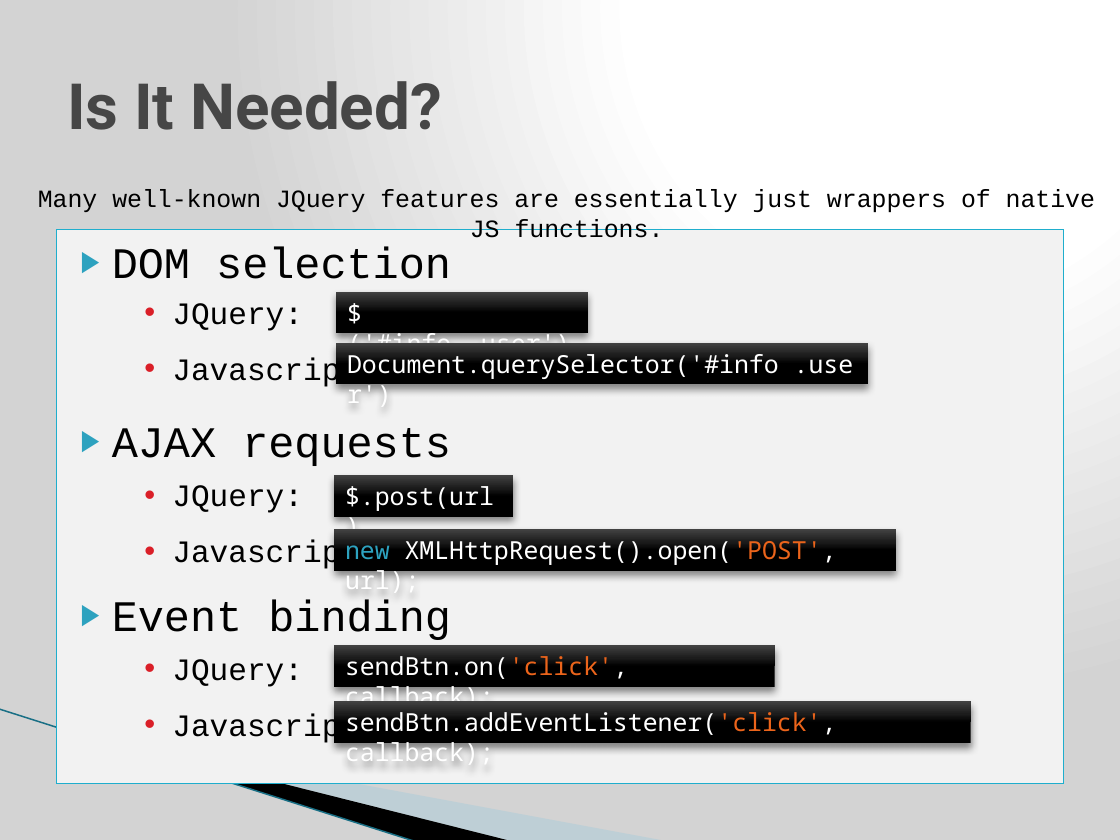
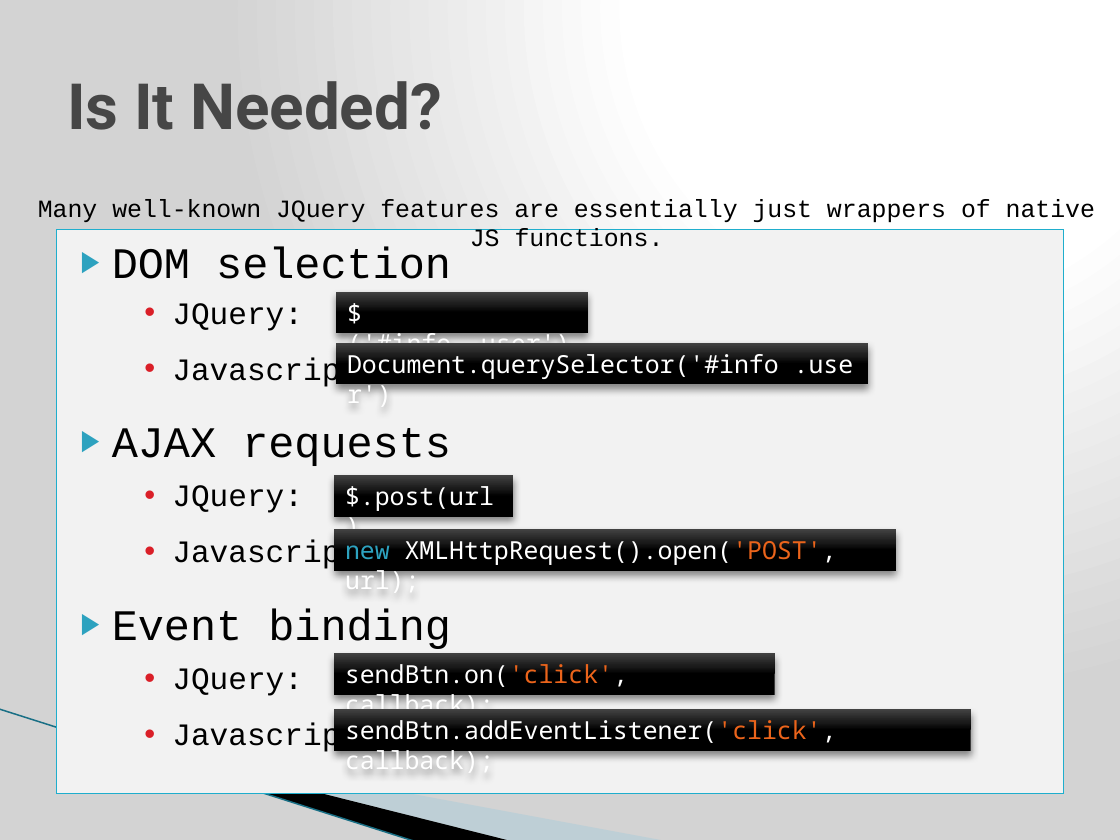
Before and after one commit to j-steve/temp, a slide deck: slide 11 of JavaScript JQuery training.pptx. Drawn at 1120x840 pixels with LibreOffice and Linux fonts; fonts in the diff are those of the drawing; background and template pictures are left out. Boxes give left, top, right and bottom in pixels: in the first picture for what was removed or moved away, otherwise in the second. Text is boxed around its words. In the diff, an @@ line names an element or a change of style, - is before the commit and + after.

```diff
--- a/JavaScript JQuery training.pptx
+++ b/JavaScript JQuery training.pptx
@@ 2 rectangles, 1 text moved together from (x1=38, y1=189, x2=1095, y2=743) to (x1=38, y1=199, x2=1095, y2=750) @@
@@ text "DOM selection" resized from (x1=56, y1=230, x2=1064, y2=784) to (x1=56, y1=230, x2=1064, y2=793) @@
@@ text at (x1=112, y1=609, x2=451, y2=649): more space between paragraphs @@
```
Also in this commit, not shown: 10 other slides changed, 3 slides added, 1 slide removed.
